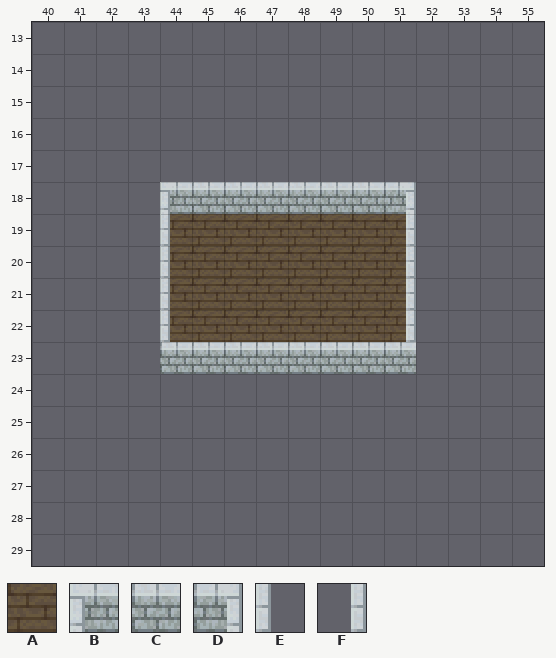
Two versions of a level (Tiled map (JSON), Assets/Maps/Tiled/rooms/hub.json). That is the earlier state.
Cells are 16x16 px. Shown: x 40..55, y 13..29.
Key: from "Tiles1": A 6, B 128, C 129, D 130, E 160, F 162.
_ is an empty cell.
Layer "Floor" before, first column x 40:
13 ________________
14 ________________
15 ________________
16 ________________
17 ________________
18 ________________
19 ____AAAAAAAA____
20 ____AAAAAAAA____
21 ____AAAAAAAA____
22 ____AAAAAAAA____
23 ________________
24 ________________
25 ________________
26 ________________
27 ________________
28 ________________
29 ________________
Layer "Walls" before, first column x 40:
13 ________________
14 ________________
15 ________________
16 ________________
17 ________________
18 ____BCCCCCCD____
19 ____E______F____
20 ____E______F____
21 ____E______F____
22 ____E______F____
23 ____CCCCCCCC____
24 ________________
25 ________________
26 ________________
27 ________________
28 ________________
29 ________________
After:
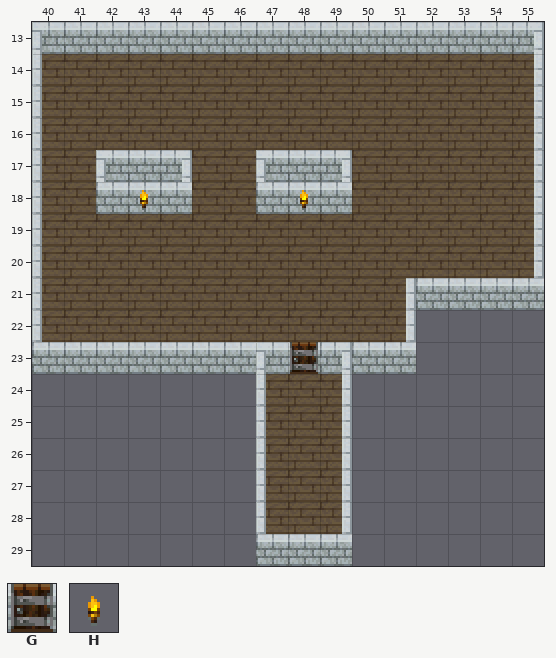
Further tiles: from "Tiles1": G 161, H 166.
Change:
Layer "Floor":
y 14..16: x 40..55 ________________ -> AAAAAAAAAAAAAAAA
y 17..18: x 40..41 __ -> AA; x 45..46 __ -> AA; x 50..55 ______ -> AAAAAA
y 19..20: x 40..43 ____ -> AAAA; x 52..55 ____ -> AAAA
y 21..22: x 40..43 ____ -> AAAA
y 24..28: x 47..49 ___ -> AAA
Layer "Walls":
y 13: x 40..55 ________________ -> BCCCCCCCCCCCCCCD
y 14..16: x 40 _ -> E; x 55 _ -> F
y 17: x 40 _ -> E; x 42..44 ___ -> BCD; x 47..49 ___ -> BCD; x 55 _ -> F
y 18: x 40 _ -> E; x 42..46 __BCC -> CCC__; x 50..51 CD -> __; x 55 _ -> F
y 19..20: x 40 _ -> E; x 44 E -> _; x 51 F -> _; x 55 _ -> F
y 21: x 40 _ -> E; x 44 E -> _; x 52..55 ____ -> CCCC
y 22: x 40 _ -> E; x 44 E -> _
y 23: x 40..43 ____ -> CCCC; x 47..49 CCC -> BGD
y 24..28: x 47 _ -> E; x 49 _ -> F
y 29: x 47..49 ___ -> CCC
Layer "Props":
y 18: x 43 _ -> H; x 48 _ -> H
Boxes around the changes in both pictures, in picture pixels (x1, y1, x2, y2):
changed: (32, 22, 544, 566)
